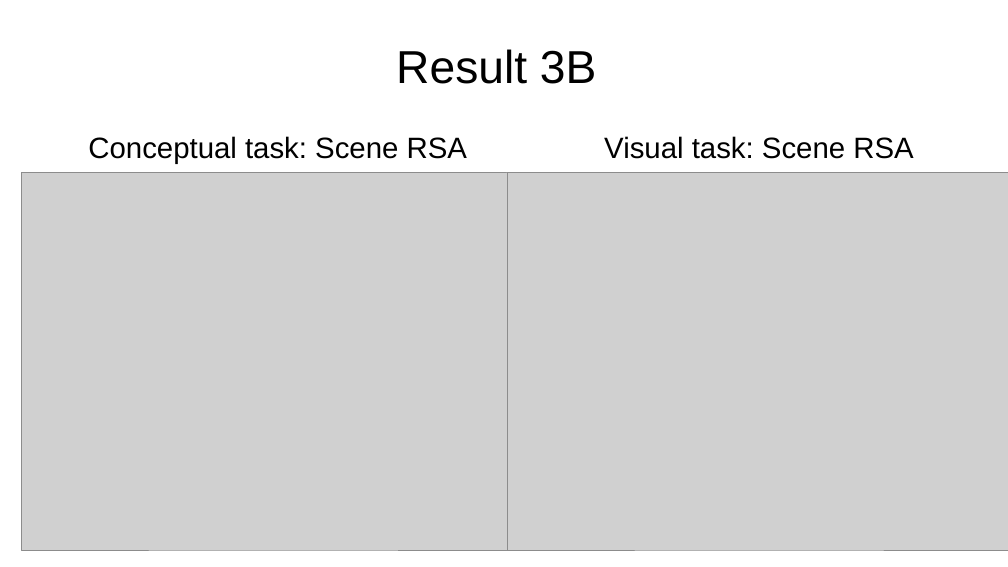
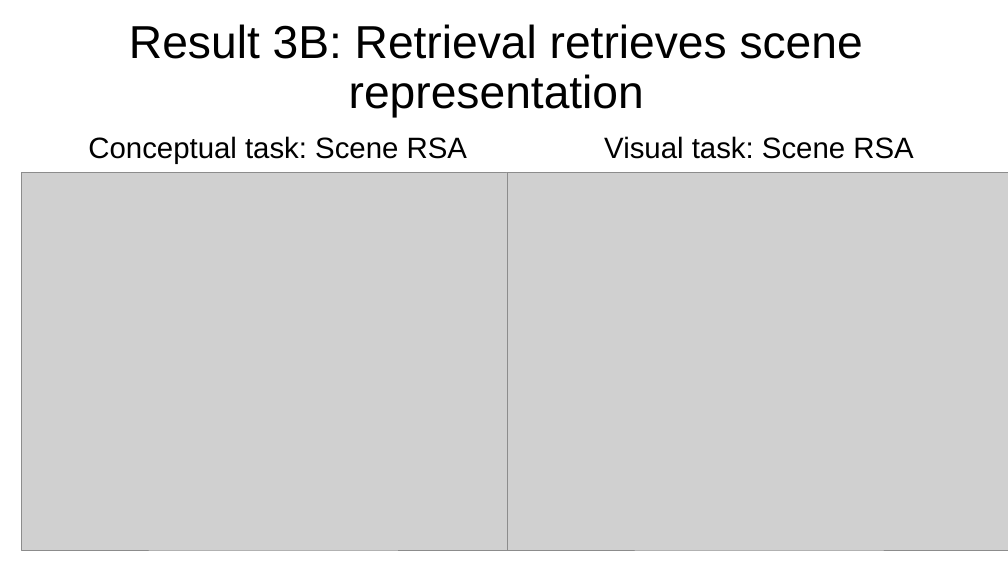
Before and after one commit to paulcbogdan/SchemeRep_PB, a slide deck: slide 25 of SchemeRep_PB_Sep27.pptx. Drawn at 1008x567 pixels with LibreOffice and Linux fonts; fonts in the diff are those of the drawing; grey boxes stand for pictures. Boxes give left, top, right and bottom in pixels: in the first picture for what was removed or moved away, otherwise in the second. Text is boxed around its words. In the diff, an @@ line names an element or a change of style, - is before the commit and + after.

```diff
--- a/SchemeRep_PB_Sep27.pptx
+++ b/SchemeRep_PB_Sep27.pptx
@@ title at (x1=129, y1=24, x2=863, y2=118): text changed @@
-Result 3B
+Result 3B: Retrieval retrieves scene representation
```
Also in this commit, not shown: 5 other slides changed, 5 slides added, 10 other files.
